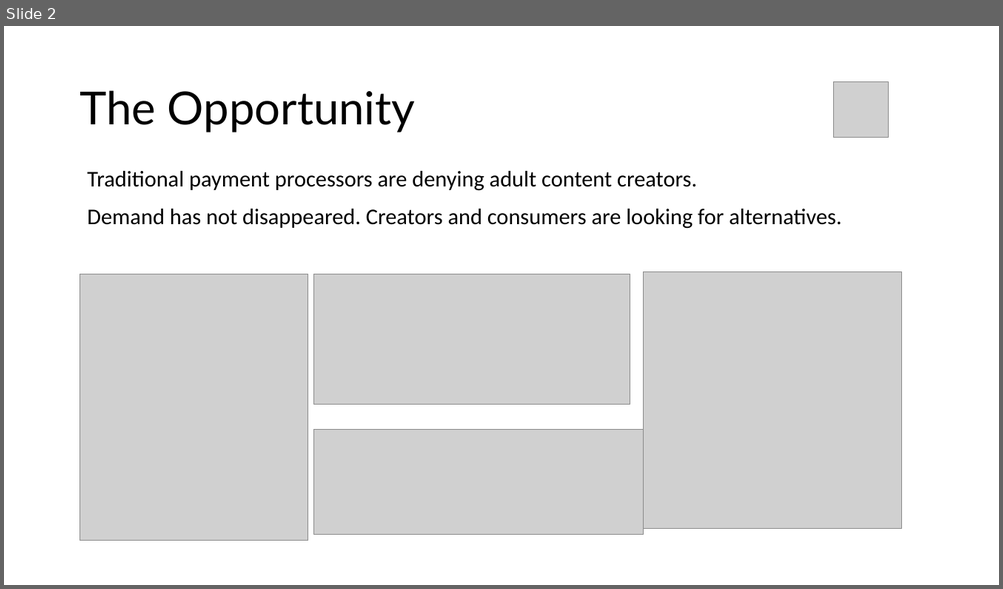
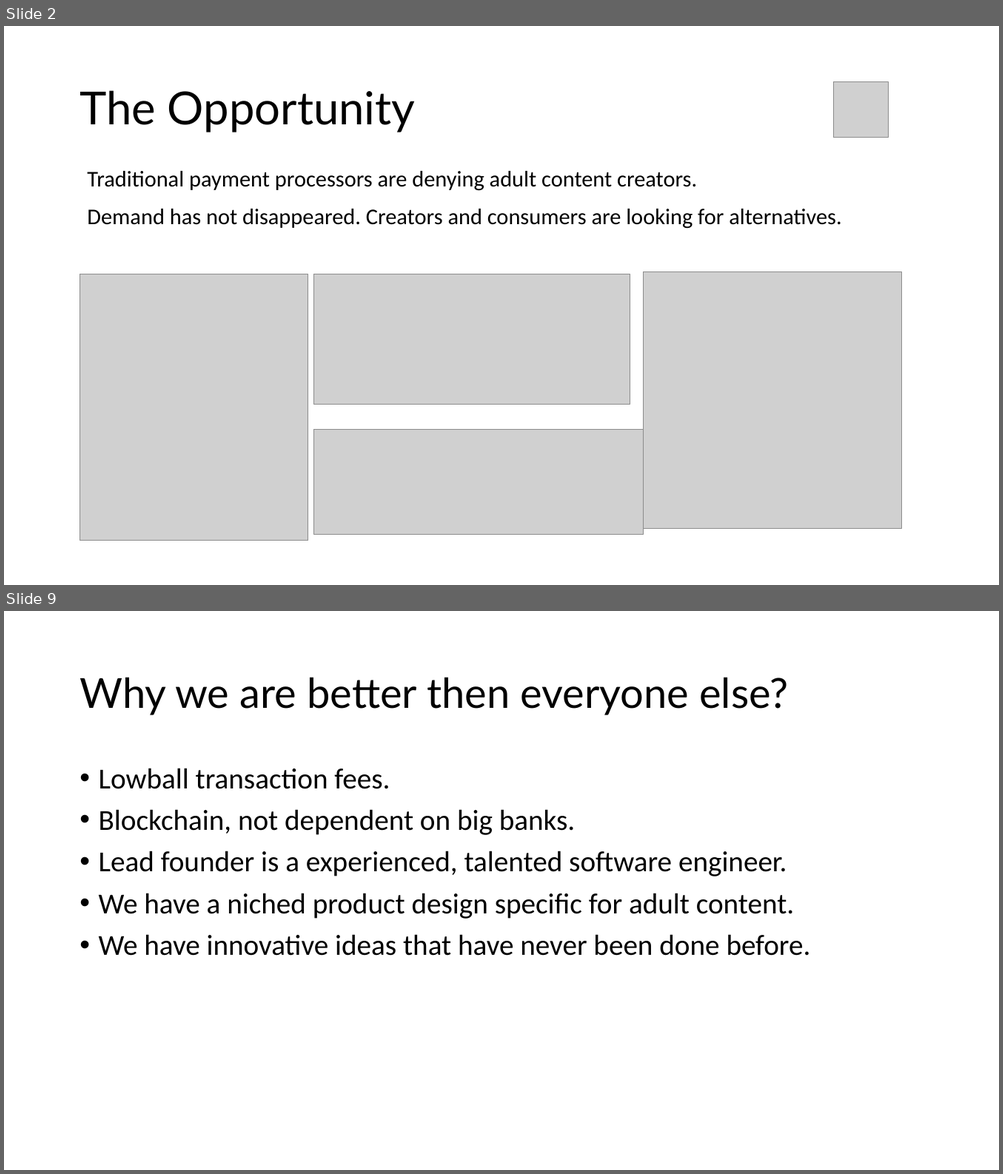
Before and after one commit to own-me/nude-pitch, a slide deck: own-me-pitch.pptx. Shown one above the other, each under a label of ours: slide 2 before the commit, slides 2 and 9 after it; the slides between them are not shown. The pictures are 1003x589 and 1003x1174 pixels, drawn with LibreOffice and Linux fonts; fonts in the diff are those of the drawing; grey boxes stand for pictures. Boxes give left, top, right and bottom in pixels: in the first picture for what was removed or moved away, otherwise in the second. Text is boxed around its words. In the diff, an @@ line names an element or a change of style, - is before the commit and + after.

```diff
--- a/own-me-pitch.pptx
+++ b/own-me-pitch.pptx
@@ slide 9 added at [4,611,999,1170], background #FFFFFF @@
@@ title added at [79,677,788,715], 40 pt, text #000000 @@
+Why we are better then everyone else?
@@ text added at [99,768,811,956], 28 pt, text #000000 @@
+• Lowball transaction fees.
+• Blockchain, not dependent on big banks.
+• Lead founder is a experienced, talented software engineer.
+• We have a niched product design specific for adult content.
+• We have innovative ideas that have never been done before.
```
Also in this commit, not shown: 1 slide changed, 6 other slides added, 1 slide removed, 1 other file.
